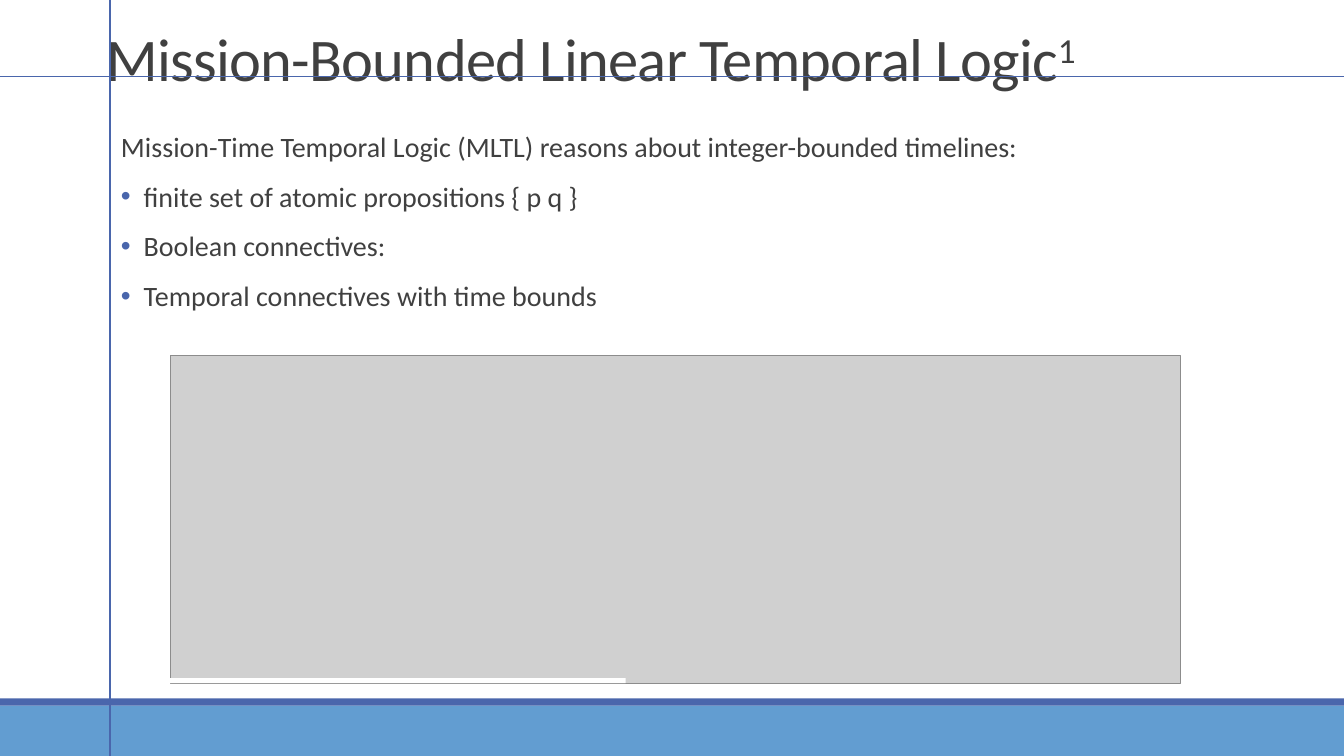
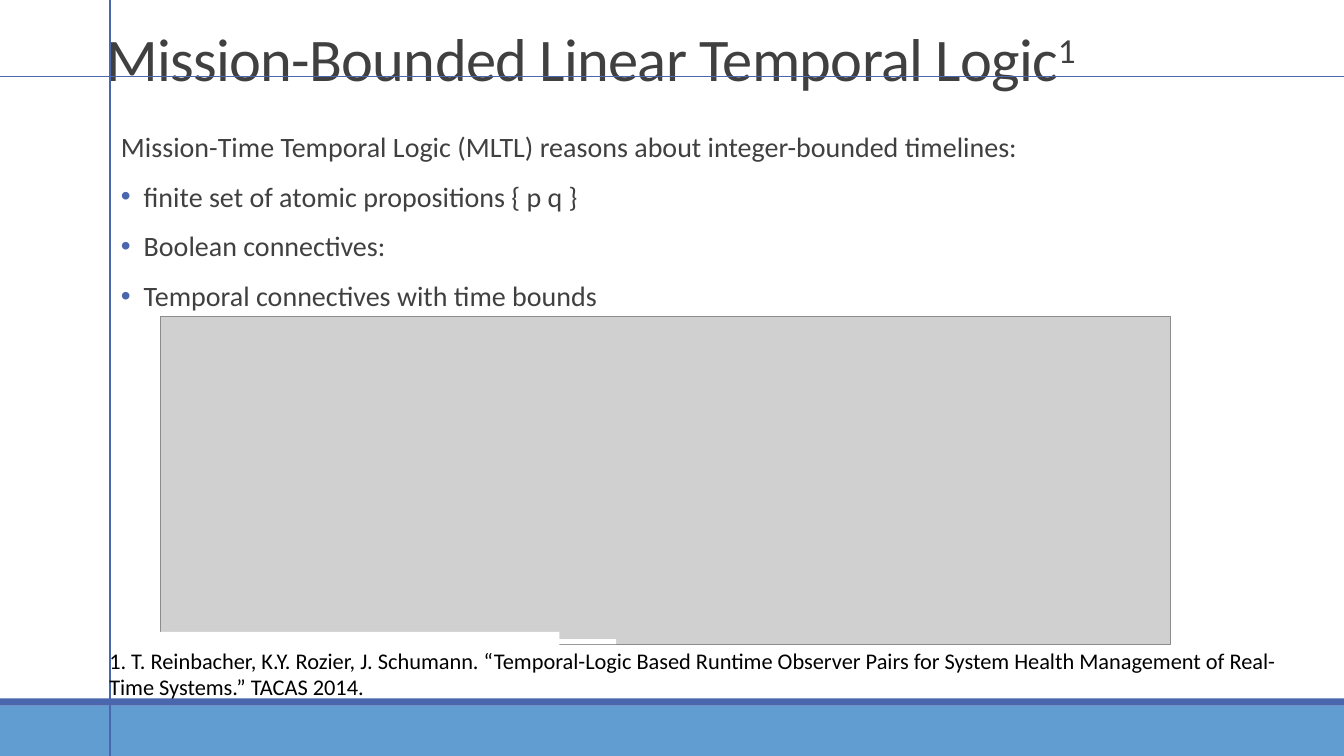
Before and after one commit to daylee/Satellite_Telemetry, a slide deck: slide 4 of Presentations/AIAASciTechPresentation.pptx (slide 5 before the commit). Drawn at 1344x756 pixels with LibreOffice and Linux fonts; fonts in the diff are those of the drawing; grey boxes stand for pictures. Boxes give left, top, right and bottom in pixels: in the first picture for what was removed or moved away, otherwise in the second. Text is boxed around its words. In the diff, an @@ line names an element or a change of style, - is before the commit and + after.

```diff
--- a/Presentations/AIAASciTechPresentation.pptx
+++ b/Presentations/AIAASciTechPresentation.pptx
@@ picture: place and size @@
-picture at (170, 355, 1180, 684)
+picture at (161, 317, 1171, 645)
@@ text added at (109, 650, 1276, 702), 16 pt, text #000000 @@
+1. T. Reinbacher, K.Y. Rozier, J. Schumann. “Temporal-Logic Based Runtime Observer Pairs for System Health Management of Real-Time Systems.” TACAS 2014.
@@ rectangle: place and size @@
-rectangle at (154, 679, 626, 684)
+rectangle at (145, 639, 617, 644)
@@ rectangle added at (145, 632, 561, 647), fill #FFFFFF @@
```
Also in this commit, not shown: 1 other slide changed, 6 slides added, 2 slides removed.
